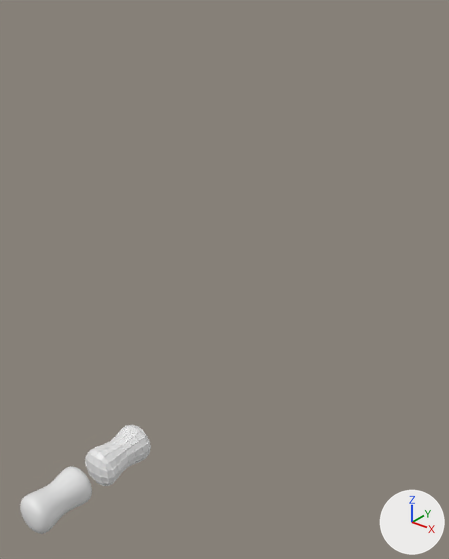
An edit to the Blender file raw/scene.blend, drawn before and after from the same camera.
The view is the same before and after, from a 50 mm camera at (10.9, -8.83, 12.13) aimed at (2.78, 1.33, 5.83). Every picture has the same lights, and +X, +Y and +Z are marked at lower right.
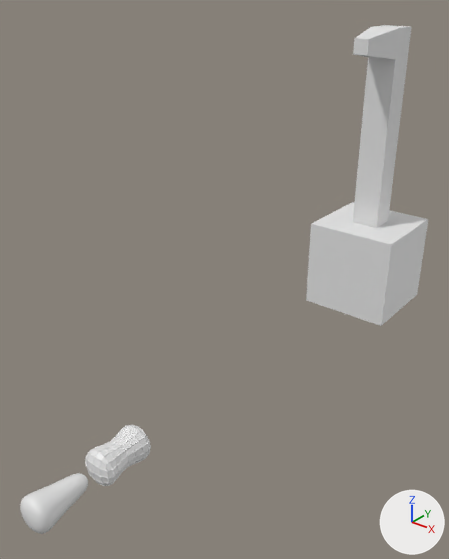
Location of each change, (x1, y1, x2, y2) in pixels of the pictures (449 x 559 px; the box of a moved part takes in the faces that stretch with it):
'Cube.003', added
    after: (306, 25, 428, 326)
'Cube.002', reshaped (10% shorter)
    before: (20, 466, 92, 534)
    after: (20, 473, 88, 534)
part 1 of me_cube_002, moved or reshaped
    before: (41, 466, 92, 518)
    after: (42, 473, 88, 518)

Diff of the bpy script that builds the scene:
```diff
--- a/raw/scene.blend.py
+++ b/raw/scene.blend.py
@@ me_cube_002 @@
 # used by ob_cube_002; location = (0.0, -2.14, 0.0)
-me_cube_002.from_pydata(...)  # 162 vertices, 160 faces; spans x -0.54..0.54, y -0.92..0.92, z -0.54..0.54
+me_cube_002.from_pydata(...)  # 162 vertices, 160 faces; spans x -0.54..0.54, y -0.92..0.9, z -0.54..0.54
+# me_cube_002 part 1: 89 of 162 vertices moved; they spanned x -0.54..0.54, y 0.0..0.92, z -0.54..0.54 and now span x -0.41..0.39, y 0.01..0.9, z -0.41..0.39; mean shift (0.04, 0.11, 0.04); largest move (-0.25, 0.86, -0.25) -> (-0.01, 0.88, -0.01)
 me_cube_002.materials.append(mat_material)
@@ me_cube_003 @@
+me_cube_003.from_pydata(...)  # 24 vertices, 22 faces; spans x -1.0..1.0, y -1.0..5.23, z -1.0..1.27
@@ ob_cube_003 @@
+ob_cube_003 = bpy.data.objects.new('Cube.003', me_cube_003)
+ob_cube_003.location = (5.0, 4.0, 6.0)
+ob_cube_003.rotation_euler = (1.571, 0.0, 0.0)  # degrees (90, 0, 0)
```
